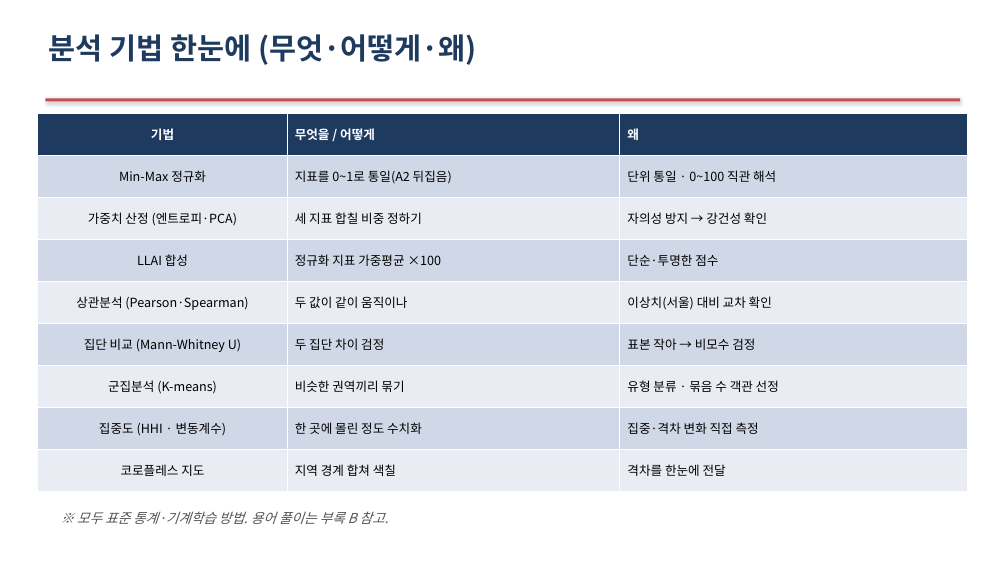
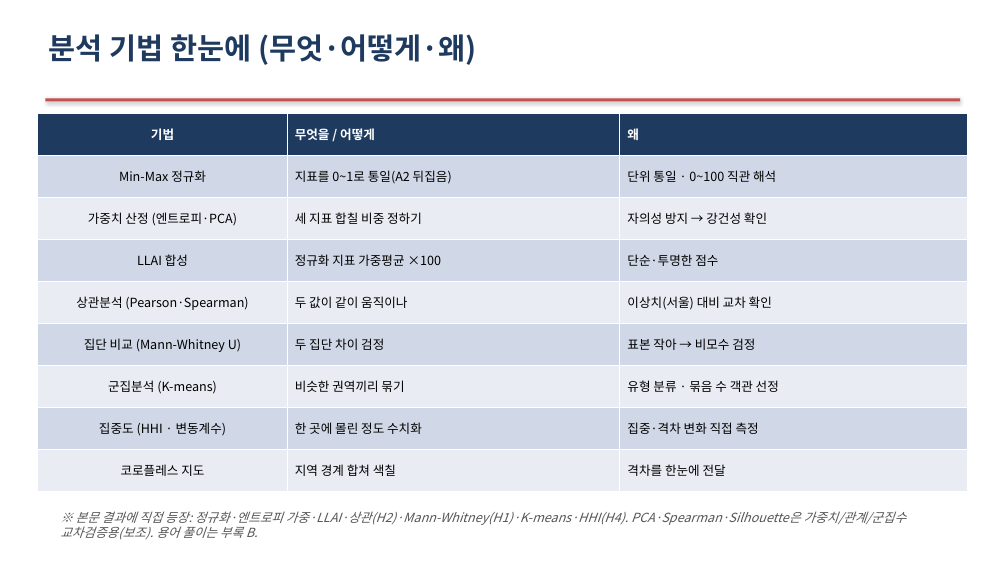
Before and after one commit to Allenkeem/llai-project, a slide deck: slide 10 of reports/발표자료.pptx. Drawn at 1008x567 pixels with LibreOffice and Linux fonts; fonts in the diff are those of the drawing. Boxes give left, top, right and bottom in pixels: in the first picture for what was removed or moved away, otherwise in the second. Text is boxed around its words. In the diff, an @@ line names an element or a change of style, - is before the commit and + after.

```diff
--- a/reports/발표자료.pptx
+++ b/reports/발표자료.pptx
@@ text at box(60, 511, 907, 539): text changed; size 13 to 12 pt @@
-※ 모두 표준 통계·기계학습 방법. 용어 풀이는 부록 B 참고.
+※ 본문 결과에 직접 등장: 정규화·엔트로피 가중·LLAI·상관(H2)·Mann-Whitney(H1)·K-means·HHI(H4). PCA·Spearman·Silhouette은 가중치/관계/군집수 교차검증용(보조). 용어 풀이는 부록 B.
```
Also in this commit, not shown: 2 other slides changed, 1 other file.
